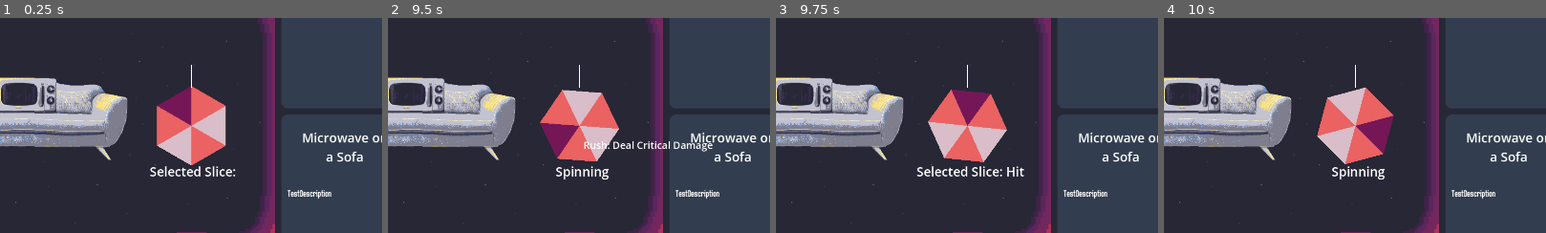
Above: before the commit, frames 1-4 (left to right).
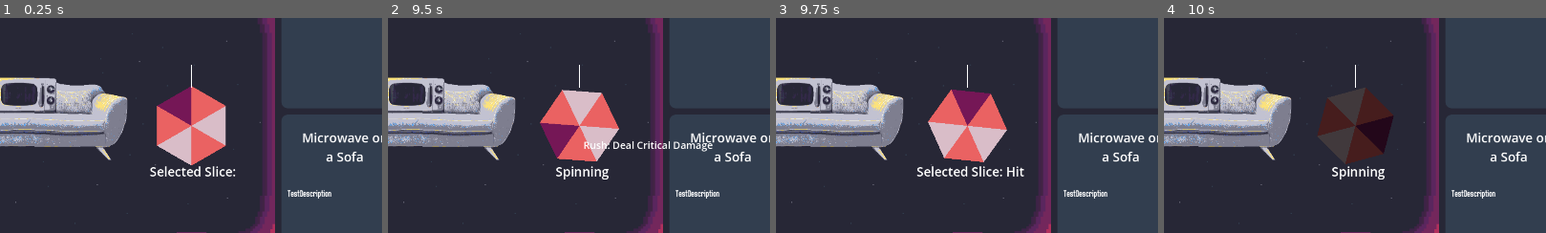
Above: after the commit, the same moments.

Repository: Dragos-F/spinner-autobattler
Game: Godot game, scene res://Scenes/MainScene.tscn
The game is run twice, just before and just after one commit, with the same random seed, the same clock (stepped at 60 frames per second) and the same inputs. This scene is started directly instead of the project's main scene. The engine's default icon, where the game draws it, is replaced by a stand-in: a white triangle on a blue panel in a dark square.
Inputs (mouse positions are % of the whole screen's width and height, from its top left):
- Up to frame 1 (0.25 s): no input
- Up to frame 2 (9.5 s): click (2, 95) at 0.5 s; click (6, 95) at 1.25 s; click (10, 95) at 2 s; click (12, 55) at 2.75 s; tap Enter at 3.5 s; drag from (72, 29) to (60, 28) at 3.52 s; tap Space at 4.25, 5.3, 8.1 s; drag from (72, 29) to (45, 70) at 4.27 s; move the mouse to (72, 29) at 5.02 s; press the mouse at (72, 29) at 5.03 s; hold D 5.03-5.75 s; release the mouse at (72, 29) at 5.75 s; drag from (72, 29) to (20, 35) at 5.77 s; drag from (72, 29) to (55, 50) at 6.52 s; drag from (72, 29) to (35, 25) at 7.27 s; move the mouse to (72, 29) at 8.02 s; hold A 8.03-8.75 s; click (72, 29) at 8.17 s; drag from (35, 25) to (72, 29) at 8.77 s
- Up to frame 3 (9.75 s): move the mouse to (72, 45) at 9.52 s; hold D from 9.53 s (still down); tap G at 9.6 s; click (72, 45) at 9.67 s
- Up to frame 4 (10 s): keep holding D; tap Space at 9.77, 9.8 s
The pictures show only the part of the screen within x 46-96%, y 4-54%; the shares and areas given below are measured in that part.

Frames 1-3 are identical in both runs. In frame 4, 5.0% of the frame differs, in the area x 40-61%, y 32-68%.

Commit message:
Spinner Fadeout effects, basic points counter

Diff:
--- a/Scenes/MainScene.tscn
+++ b/Scenes/MainScene.tscn
@@ -537,51 +537,22 @@
 [connection signal="mouse_entered" from="UIParent/ContestantUI/Control/VBoxContainer/Items/PanelContainer4" to="UIParent/ContestantUI/Control/VBoxContainer/Items/PanelContainer4" method="_on_mouse_entered"]
 [connection signal="mouse_exited" from="UIParent/ContestantUI/Control/VBoxContainer/Items/PanelContainer4" to="UIParent/ContestantUI/Control/VBoxContainer/Items/PanelContainer4" method="_on_mouse_exited"]
 [connection signal="sliceselected" from="EnemyWheelBundle/SpinControl" to="CombatManager" method="listen_enemy_spinresult"]
-[connection signal="mouse_entered" from="EnemyWheelBundle/SpinControl/Wheel/@Node2D@519817/TemplatePolygon2D/Area2D" to="EnemyWheelBundle/SpinControl/Wheel/@Node2D@519817/TemplatePolygon2D" method="_on_area_2d_mouse_entered"]
-[connection signal="mouse_exited" from="EnemyWheelBundle/SpinControl/Wheel/@Node2D@519817/TemplatePolygon2D/Area2D" to="EnemyWheelBundle/SpinControl/Wheel/@Node2D@519817/TemplatePolygon2D" method="_on_area_2d_mouse_exited"]
-[connection signal="mouse_entered" from="EnemyWheelBundle/SpinControl/Wheel/@Node2D@519818/TemplatePolygon2D/Area2D" to="EnemyWheelBundle/SpinControl/Wheel/@Node2D@519818/TemplatePolygon2D" method="_on_area_2d_mouse_entered"]
-[connection signal="mouse_exited" from="EnemyWheelBundle/SpinControl/Wheel/@Node2D@519818/TemplatePolygon2D/Area2D" to="EnemyWheelBundle/SpinControl/Wheel/@Node2D@519818/TemplatePolygon2D" method="_on_area_2d_mouse_exited"]
-[connection signal="mouse_entered" from="EnemyWheelBundle/SpinControl/Wheel/@Node2D@519819/TemplatePolygon2D/Area2D" to="EnemyWheelBundle/SpinControl/Wheel/@Node2D@519819/TemplatePolygon2D" method="_on_area_2d_mouse_entered"]
-[connection signal="mouse_exited" from="EnemyWheelBundle/SpinControl/Wheel/@Node2D@519819/TemplatePolygon2D/Area2D" to="EnemyWheelBundle/SpinControl/Wheel/@Node2D@519819/TemplatePolygon2D" method="_on_area_2d_mouse_exited"]
-[connection signal="mouse_entered" from="EnemyWheelBundle/SpinControl/Wheel/@Node2D@519820/TemplatePolygon2D/Area2D" to="EnemyWheelBundle/SpinControl/Wheel/@Node2D@519820/TemplatePolygon2D" method="_on_area_2d_mouse_entered"]
-[connection signal="mouse_exited" from="EnemyWheelBundle/SpinControl/Wheel/@Node2D@519820/TemplatePolygon2D/Area2D" to="EnemyWheelBundle/SpinControl/Wheel/@Node2D@519820/TemplatePolygon2D" method="_on_area_2d_mouse_exited"]
-[connection signal="mouse_entered" from="EnemyWheelBundle/SpinControl/Wheel/@Node2D@519821/TemplatePolygon2D/Area2D" to="EnemyWheelBundle/SpinControl/Wheel/@Node2D@519821/TemplatePolygon2D" method="_on_area_2d_mouse_entered"]
-[connection signal="mouse_exited" from="EnemyWheelBundle/SpinControl/Wheel/@Node2D@519821/TemplatePolygon2D/Area2D" to="EnemyWheelBundle/SpinControl/Wheel/@Node2D@519821/TemplatePolygon2D" method="_on_area_2d_mouse_exited"]
+[connection signal="mouse_entered" from="EnemyWheelBundle/SpinControl/Wheel/@Node2D@19816/TemplatePolygon2D/Area2D" to="EnemyWheelBundle/SpinControl/Wheel/@Node2D@19816/TemplatePolygon2D" method="_on_area_2d_mouse_entered"]
+[connection signal="mouse_exited" from="EnemyWheelBundle/SpinControl/Wheel/@Node2D@19816/TemplatePolygon2D/Area2D" to="EnemyWheelBundle/SpinControl/Wheel/@Node2D@19816/TemplatePolygon2D" method="_on_area_2d_mouse_exited"]
+[connection signal="mouse_entered" from="EnemyWheelBundle/SpinControl/Wheel/@Node2D@19817/TemplatePolygon2D/Area2D" to="EnemyWheelBundle/SpinControl/Wheel/@Node2D@19817/TemplatePolygon2D" method="_on_area_2d_mouse_entered"]
+[connection signal="mouse_exited" from="EnemyWheelBundle/SpinControl/Wheel/@Node2D@19817/TemplatePolygon2D/Area2D" to="EnemyWheelBundle/SpinControl/Wheel/@Node2D@19817/TemplatePolygon2D" method="_on_area_2d_mouse_exited"]
+[connection signal="mouse_entered" from="EnemyWheelBundle/SpinControl/Wheel/@Node2D@19818/TemplatePolygon2D/Area2D" to="EnemyWheelBundle/SpinControl/Wheel/@Node2D@19818/TemplatePolygon2D" method="_on_area_2d_mouse_entered"]
+[connection signal="mouse_exited" from="EnemyWheelBundle/SpinControl/Wheel/@Node2D@19818/TemplatePolygon2D/Area2D" to="EnemyWheelBundle/SpinControl/Wheel/@Node2D@19818/TemplatePolygon2D" method="_on_area_2d_mouse_exited"]
+[connection signal="mouse_entered" from="EnemyWheelBundle/SpinControl/Wheel/@Node2D@19819/TemplatePolygon2D/Area2D" to="EnemyWheelBundle/SpinControl/Wheel/@Node2D@19819/TemplatePolygon2D" method="_on_area_2d_mouse_entered"]
+[connection signal="mouse_exited" from="EnemyWheelBundle/SpinControl/Wheel/@Node2D@19819/TemplatePolygon2D/Area2D" to="EnemyWheelBundle/SpinControl/Wheel/@Node2D@19819/TemplatePolygon2D" method="_on_area_2d_mouse_exited"]
+[connection signal="mouse_entered" from="EnemyWheelBundle/SpinControl/Wheel/@Node2D@19820/TemplatePolygon2D/Area2D" to="EnemyWheelBundle/SpinControl/Wheel/@Node2D@19820/TemplatePolygon2D" method="_on_area_2d_mouse_entered"]
+[connection signal="mouse_exited" from="EnemyWheelBundle/SpinControl/Wheel/@Node2D@19820/TemplatePolygon2D/Area2D" to="EnemyWheelBundle/SpinControl/Wheel/@Node2D@19820/TemplatePolygon2D" method="_on_area_2d_mouse_exited"]
+[connection signal="event_hpchanged" from="EnemyWheelBundle/EnemyHealthDisplay" to="GameManager" method="_listener_enemydamaged"]
 [connection signal="event_hpdepleted" from="EnemyWheelBundle/EnemyHealthDisplay" to="GameManager" method="_listener_entityDied"]
 [connection signal="event_hpdepleted" from="PlayerWheels/PlayerHealthDisplay" to="GameManager" method="_listener_entityDied"]
 [connection signal="sliceselected" from="PlayerWheels/PlayerWheel1/SpinControl" to="CombatManager" method="listen_player_spinresult"]
-[connection signal="mouse_entered" from="PlayerWheels/PlayerWheel1/SpinControl/Wheel/@Node2D@519822/TemplatePolygon2D/Area2D" to="PlayerWheels/PlayerWheel1/SpinControl/Wheel/@Node2D@519822/TemplatePolygon2D" method="_on_area_2d_mouse_entered"]
-[connection signal="mouse_exited" from="PlayerWheels/PlayerWheel1/SpinControl/Wheel/@Node2D@519822/TemplatePolygon2D/Area2D" to="PlayerWheels/PlayerWheel1/SpinControl/Wheel/@Node2D@519822/TemplatePolygon2D" method="_on_area_2d_mouse_exited"]
-[connection signal="mouse_entered" from="PlayerWheels/PlayerWheel1/SpinControl/Wheel/@Node2D@519823/TemplatePolygon2D/Area2D" to="PlayerWheels/PlayerWheel1/SpinControl/Wheel/@Node2D@519823/TemplatePolygon2D" method="_on_area_2d_mouse_entered"]
-[connection signal="mouse_exited" from="PlayerWheels/PlayerWheel1/SpinControl/Wheel/@Node2D@519823/TemplatePolygon2D/Area2D" to="PlayerWheels/PlayerWheel1/SpinControl/Wheel/@Node2D@519823/TemplatePolygon2D" method="_on_area_2d_mouse_exited"]
-[connection signal="mouse_entered" from="PlayerWheels/PlayerWheel1/SpinControl/Wheel/@Node2D@519824/TemplatePolygon2D/Area2D" to="PlayerWheels/PlayerWheel1/SpinControl/Wheel/@Node2D@519824/TemplatePolygon2D" method="_on_area_2d_mouse_entered"]
-[connection signal="mouse_exited" from="PlayerWheels/PlayerWheel1/SpinControl/Wheel/@Node2D@519824/TemplatePolygon2D/Area2D" to="PlayerWheels/PlayerWheel1/SpinControl/Wheel/@Node2D@519824/TemplatePolygon2D" method="_on_area_2d_mouse_exited"]
-[connection signal="mouse_entered" from="PlayerWheels/PlayerWheel1/SpinControl/Wheel/@Node2D@519825/TemplatePolygon2D/Area2D" to="PlayerWheels/PlayerWheel1/SpinControl/Wheel/@Node2D@519825/TemplatePolygon2D" method="_on_area_2d_mouse_entered"]
-[connection signal="mouse_exited" from="PlayerWheels/PlayerWheel1/SpinControl/Wheel/@Node2D@519825/TemplatePolygon2D/Area2D" to="PlayerWheels/PlayerWheel1/SpinControl/Wheel/@Node2D@519825/TemplatePolygon2D" method="_on_area_2d_mouse_exited"]
-[connection signal="mouse_entered" from="PlayerWheels/PlayerWheel1/SpinControl/Wheel/@Node2D@519826/TemplatePolygon2D/Area2D" to="PlayerWheels/PlayerWheel1/SpinControl/Wheel/@Node2D@519826/TemplatePolygon2D" method="_on_area_2d_mouse_entered"]
-[connection signal="mouse_exited" from="PlayerWheels/PlayerWheel1/SpinControl/Wheel/@Node2D@519826/TemplatePolygon2D/Area2D" to="PlayerWheels/PlayerWheel1/SpinControl/Wheel/@Node2D@519826/TemplatePolygon2D" method="_on_area_2d_mouse_exited"]
 [connection signal="sliceselected" from="PlayerWheels/PlayerWheel2/SpinControl" to="CombatManager" method="listen_player_spinresult"]
-[connection signal="mouse_entered" from="PlayerWheels/PlayerWheel2/SpinControl/Wheel/@Node2D@519827/TemplatePolygon2D/Area2D" to="PlayerWheels/PlayerWheel2/SpinControl/Wheel/@Node2D@519827/TemplatePolygon2D" method="_on_area_2d_mouse_entered"]
-[connection signal="mouse_exited" from="PlayerWheels/PlayerWheel2/SpinControl/Wheel/@Node2D@519827/TemplatePolygon2D/Area2D" to="PlayerWheels/PlayerWheel2/SpinControl/Wheel/@Node2D@519827/TemplatePolygon2D" method="_on_area_2d_mouse_exited"]
-[connection signal="mouse_entered" from="PlayerWheels/PlayerWheel2/SpinControl/Wheel/@Node2D@519828/TemplatePolygon2D/Area2D" to="PlayerWheels/PlayerWheel2/SpinControl/Wheel/@Node2D@519828/TemplatePolygon2D" method="_on_area_2d_mouse_entered"]
-[connection signal="mouse_exited" from="PlayerWheels/PlayerWheel2/SpinControl/Wheel/@Node2D@519828/TemplatePolygon2D/Area2D" to="PlayerWheels/PlayerWheel2/SpinControl/Wheel/@Node2D@519828/TemplatePolygon2D" method="_on_area_2d_mouse_exited"]
-[connection signal="mouse_entered" from="PlayerWheels/PlayerWheel2/SpinControl/Wheel/@Node2D@519829/TemplatePolygon2D/Area2D" to="PlayerWheels/PlayerWheel2/SpinControl/Wheel/@Node2D@519829/TemplatePolygon2D" method="_on_area_2d_mouse_entered"]
-[connection signal="mouse_exited" from="PlayerWheels/PlayerWheel2/SpinControl/Wheel/@Node2D@519829/TemplatePolygon2D/Area2D" to="PlayerWheels/PlayerWheel2/SpinControl/Wheel/@Node2D@519829/TemplatePolygon2D" method="_on_area_2d_mouse_exited"]
-[connection signal="mouse_entered" from="PlayerWheels/PlayerWheel2/SpinControl/Wheel/@Node2D@519830/TemplatePolygon2D/Area2D" to="PlayerWheels/PlayerWheel2/SpinControl/Wheel/@Node2D@519830/TemplatePolygon2D" method="_on_area_2d_mouse_entered"]
-[connection signal="mouse_exited" from="PlayerWheels/PlayerWheel2/SpinControl/Wheel/@Node2D@519830/TemplatePolygon2D/Area2D" to="PlayerWheels/PlayerWheel2/SpinControl/Wheel/@Node2D@519830/TemplatePolygon2D" method="_on_area_2d_mouse_exited"]
-[connection signal="mouse_entered" from="PlayerWheels/PlayerWheel2/SpinControl/Wheel/@Node2D@519831/TemplatePolygon2D/Area2D" to="PlayerWheels/PlayerWheel2/SpinControl/Wheel/@Node2D@519831/TemplatePolygon2D" method="_on_area_2d_mouse_entered"]
-[connection signal="mouse_exited" from="PlayerWheels/PlayerWheel2/SpinControl/Wheel/@Node2D@519831/TemplatePolygon2D/Area2D" to="PlayerWheels/PlayerWheel2/SpinControl/Wheel/@Node2D@519831/TemplatePolygon2D" method="_on_area_2d_mouse_exited"]
 [connection signal="sliceselected" from="PlayerWheels/PlayerWheel3/SpinControl" to="CombatManager" method="listen_player_spinresult"]
-[connection signal="mouse_entered" from="PlayerWheels/PlayerWheel3/SpinControl/Wheel/@Node2D@519832/TemplatePolygon2D/Area2D" to="PlayerWheels/PlayerWheel3/SpinControl/Wheel/@Node2D@519832/TemplatePolygon2D" method="_on_area_2d_mouse_entered"]
-[connection signal="mouse_exited" from="PlayerWheels/PlayerWheel3/SpinControl/Wheel/@Node2D@519832/TemplatePolygon2D/Area2D" to="PlayerWheels/PlayerWheel3/SpinControl/Wheel/@Node2D@519832/TemplatePolygon2D" method="_on_area_2d_mouse_exited"]
-[connection signal="mouse_entered" from="PlayerWheels/PlayerWheel3/SpinControl/Wheel/@Node2D@519833/TemplatePolygon2D/Area2D" to="PlayerWheels/PlayerWheel3/SpinControl/Wheel/@Node2D@519833/TemplatePolygon2D" method="_on_area_2d_mouse_entered"]
-[connection signal="mouse_exited" from="PlayerWheels/PlayerWheel3/SpinControl/Wheel/@Node2D@519833/TemplatePolygon2D/Area2D" to="PlayerWheels/PlayerWheel3/SpinControl/Wheel/@Node2D@519833/TemplatePolygon2D" method="_on_area_2d_mouse_exited"]
-[connection signal="mouse_entered" from="PlayerWheels/PlayerWheel3/SpinControl/Wheel/@Node2D@519834/TemplatePolygon2D/Area2D" to="PlayerWheels/PlayerWheel3/SpinControl/Wheel/@Node2D@519834/TemplatePolygon2D" method="_on_area_2d_mouse_entered"]
-[connection signal="mouse_exited" from="PlayerWheels/PlayerWheel3/SpinControl/Wheel/@Node2D@519834/TemplatePolygon2D/Area2D" to="PlayerWheels/PlayerWheel3/SpinControl/Wheel/@Node2D@519834/TemplatePolygon2D" method="_on_area_2d_mouse_exited"]
-[connection signal="mouse_entered" from="PlayerWheels/PlayerWheel3/SpinControl/Wheel/@Node2D@519835/TemplatePolygon2D/Area2D" to="PlayerWheels/PlayerWheel3/SpinControl/Wheel/@Node2D@519835/TemplatePolygon2D" method="_on_area_2d_mouse_entered"]
-[connection signal="mouse_exited" from="PlayerWheels/PlayerWheel3/SpinControl/Wheel/@Node2D@519835/TemplatePolygon2D/Area2D" to="PlayerWheels/PlayerWheel3/SpinControl/Wheel/@Node2D@519835/TemplatePolygon2D" method="_on_area_2d_mouse_exited"]
-[connection signal="mouse_entered" from="PlayerWheels/PlayerWheel3/SpinControl/Wheel/@Node2D@519836/TemplatePolygon2D/Area2D" to="PlayerWheels/PlayerWheel3/SpinControl/Wheel/@Node2D@519836/TemplatePolygon2D" method="_on_area_2d_mouse_entered"]
-[connection signal="mouse_exited" from="PlayerWheels/PlayerWheel3/SpinControl/Wheel/@Node2D@519836/TemplatePolygon2D/Area2D" to="PlayerWheels/PlayerWheel3/SpinControl/Wheel/@Node2D@519836/TemplatePolygon2D" method="_on_area_2d_mouse_exited"]
 
 [editable path="EnemyWheelBundle"]
 [editable path="PlayerWheels/PlayerWheel1"]
--- a/Scripts/game_manager.gd
+++ b/Scripts/game_manager.gd
@@ -13,6 +13,7 @@
 
 @export var combatManager:CombatManager
 var StageNumber:int=0
+var PlayerScore:int=0
 
 # Called when the node enters the scene tree for the first time.
 func _ready() -> void:
@@ -40,6 +41,7 @@
 	ActiveEnemyHP = enemy.BaseHealth
 	EnemyHPSystem.currenthealth = enemy.BaseHealth
 	EnemyHPSystem.maxhealth = enemy.BaseHealth
+
 	EnemyHPSystem.isAlive = true
 	combatManager.EnemyEntity = EnemyHPSystem
 	PrimaryEnemySpinner.modulate = Color.from_hsv(0,0,1)
@@ -53,14 +55,16 @@
 			if PreparedToReset:
 				PrimaryEnemySpinner.canBeStarted = true
 				LoadRandomEnemy()
+				PrimaryEnemySpinner.random_spin()
 				PreparedToReset = false
 
-var PreparedToReset
+var PreparedToReset=false
 
 func _listener_entityDied(he:HealthEntity):
 	print("entitydied")
 	if he == EnemyHPSystem:
 		print("active enemy has been killed")
+		AddPoints(100)
 		PrimaryEnemySpinner.modulate = Color.from_hsv(0,0,0.2)
 		PrimaryEnemySpinner.canBeStarted = false
 		EnemyDisplay.modulate = Color.from_hsv(0,0,0.2)
@@ -85,3 +89,11 @@
 	#LoadRandomEnemy()
 	PreparedToReset = true
 	pass
+
+func AddPoints(amount:int):
+	print("earned "+str(amount)+" points")
+	PlayerScore+=amount
+
+func _listener_enemydamaged(healthE:HealthEntity,delta):
+	AddPoints(int(ceil(delta)))
+	pass
--- a/Scripts/hp_entity.gd
+++ b/Scripts/hp_entity.gd
@@ -8,6 +8,7 @@
 @export var healthtext:Label
 var healthAnimLength:float = 1
 signal event_hpdepleted(healthE:HealthEntity)
+signal event_hpchanged(healthE:HealthEntity,delta)
 # Called when the node enters the scene tree for the first time.
 func _ready() -> void:
 	animator.play(animationname)
@@ -44,6 +45,7 @@
 		currenthealth = 0
 		isAlive=false
 		event_hpdepleted.emit(self)
+	event_hpchanged.emit(self,amount)
 	updateHealthDisplay()
 	return currenthealth
 
--- a/Scripts/spin_control.gd
+++ b/Scripts/spin_control.gd
@@ -5,6 +5,7 @@
 @export var SpinTime:float = 5
 @export var WaitTime:float = 2
 @onready var ResetTime:float = 5
+@export var TimeCoefficient = 1
 var ExtraWaitTime=0
 var SubtractedWaitTime=0
 @export var test_clicker:Clicker
@@ -34,7 +35,7 @@
 	print("randomspin: "+str(testRand))
 	var tween = get_tree().create_tween()
 	tween.set_ease(Tween.EASE_OUT)
-	tween.tween_property(self, "rotation", rotation+6*PI+testRand*2*PI, SpinTime).set_trans(Tween.TRANS_QUART).set_delay(0.3)
+	tween.tween_property(self, "rotation", rotation+6*PI+testRand*2*PI, SpinTime*TimeCoefficient).set_trans(Tween.TRANS_QUART).set_delay(0.3*TimeCoefficient)
 	test_clicker.spining_text()
 	await tween.finished
 	print ("Tried to select a Slice")
@@ -44,14 +45,19 @@
 	reset_spin()
 
 func reset_spin():
+	if canBeStarted == false:
+		return
 	test_clicker.reset_text()
+	var colourtweentime = 0.1*TimeCoefficient
 	var tween = get_tree().create_tween()
-	tween.tween_property(self, "rotation", 0, ResetTime-SubtractedWaitTime+ExtraWaitTime).set_trans(Tween.TRANS_SINE).set_delay(WaitTime)
+	tween.tween_property(self, "modulate", Color.from_hsv(0,0,0.3), colourtweentime).set_delay(WaitTime*TimeCoefficient-colourtweentime*2)
+	tween.tween_property(self, "rotation", 0, (ResetTime-SubtractedWaitTime+ExtraWaitTime)*TimeCoefficient).set_trans(Tween.TRANS_SINE)
 	tween.tween_callback(random_spin)
 	if ExtraWaitTime > 0:
 		ExtraWaitTime = 0
 	if SubtractedWaitTime > 0:
 		SubtractedWaitTime = 0
+	tween.tween_property(self, "modulate", Color.WHITE, colourtweentime)
 
 var isSpinning = false
 func _input(event):
--- a/Scripts/wheel_brain.gd
+++ b/Scripts/wheel_brain.gd
@@ -77,14 +77,16 @@
 	var originalColour = slicetodisable.color
 	slicetodisable.color = Color.DIM_GRAY
 	await get_tree().create_timer(duration).timeout
-	slicetodisable.isDisabled = false
-	slicetodisable.color = originalColour
+	if slicetodisable.isDisabled:
+		slicetodisable.isDisabled = false
+		slicetodisable.color = originalColour
 
 func DisableRandomSlice(duration):
 	var slicetodisable = GeneratedSlices.pick_random()
 	slicetodisable.isDisabled = true
 	await get_tree().create_timer(duration).timeout
-	slicetodisable.isDisabled = false
+	if slicetodisable.isDisabled:
+		slicetodisable.isDisabled = false
 
 func DisableRandomSlices(count,duration):
 	print("disabling "+str(count)+" random slices")
@@ -100,8 +102,9 @@
 	print("disabled ...")
 	print(slice)
 	await get_tree().create_timer(duration).timeout
-	slice.isDisabled = false
-	slice.color = originalColour
+	if slice.isDisabled:
+		slice.isDisabled = false
+		slice.color = originalColour
 
 # Called every frame. 'delta' is the elapsed time since the previous frame.
 func _process(delta: float) -> void:
